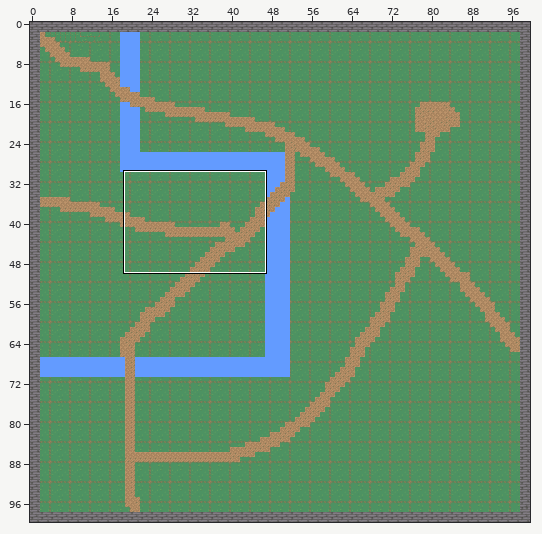
Two states of a Tiled map, pygamemap.tmx. Above, an overview of the earlier version with the close-up marked.
Close-up. The starting point:
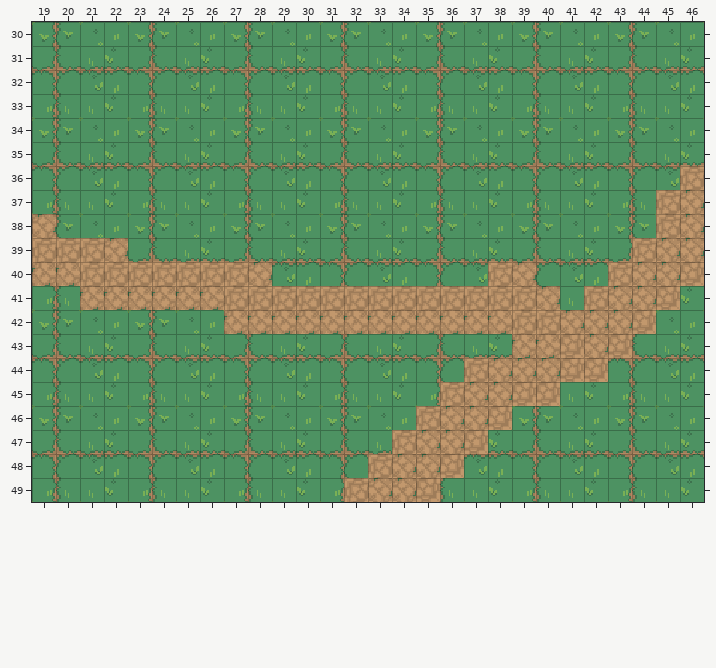
Cells are 16x16 px. Shown: x 19..46, y 30..49. The commit also changed other parts of the map, which this record leaves out.
New version:
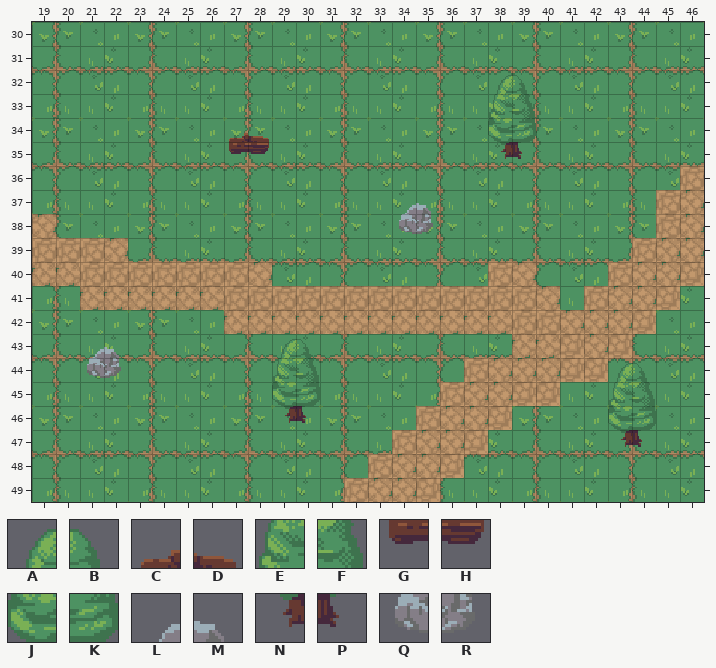
Key: from "Nature": A 0, B 1, C 8, D 9, E 40, F 41, G 48, H 49, J 80, K 81, L 84, M 85, N 120, P 121, Q 124, R 125.
_ is an empty cell.
Tiles of an added or newly shown layer are drawn over the layers below it.
Diff:
Layer "decorations" (added):
y 32: x 38..39 __ -> AB
y 33: x 38..39 __ -> EF
y 34: x 27..28 __ -> CD; x 38..39 __ -> JK
y 35: x 27..28 __ -> GH; x 38..39 __ -> NP
y 37: x 34..35 __ -> LM
y 38: x 34..35 __ -> QR
y 43: x 21..22 __ -> LM; x 29..30 __ -> AB
y 44: x 21..22 __ -> QR; x 29..30 __ -> EF; x 43..44 __ -> AB
y 45: x 29..30 __ -> JK; x 43..44 __ -> EF
y 46: x 29..30 __ -> NP; x 43..44 __ -> JK
y 47: x 43..44 __ -> NP
Boxes around the changes in both close-ups, in picture pixels (x1, y1, x2, y2):
added: (488, 75, 536, 159)
added: (229, 133, 269, 154)
added: (399, 203, 433, 234)
added: (87, 347, 121, 378)
added: (272, 339, 320, 423)
added: (608, 363, 656, 447)
